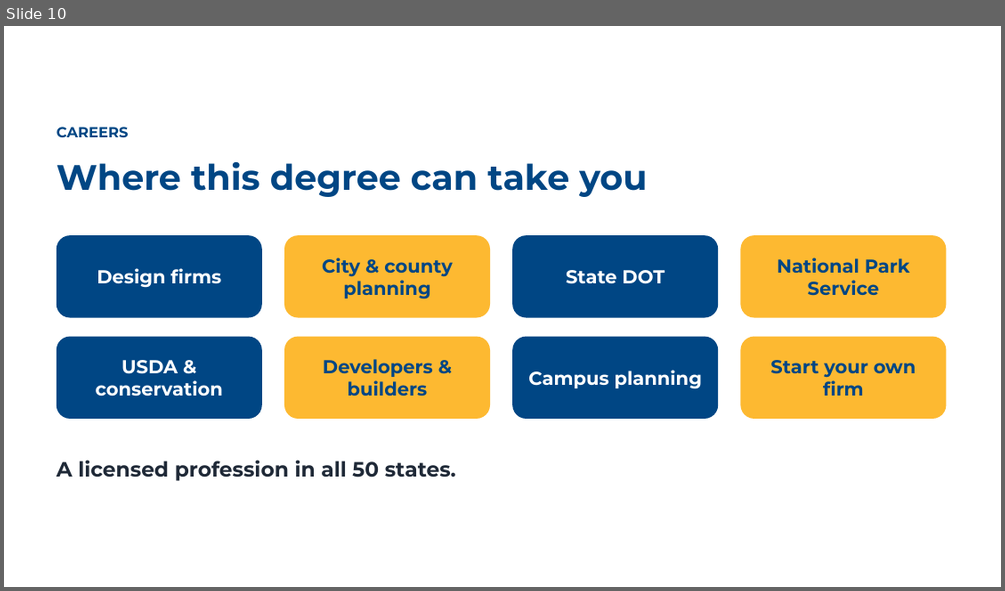
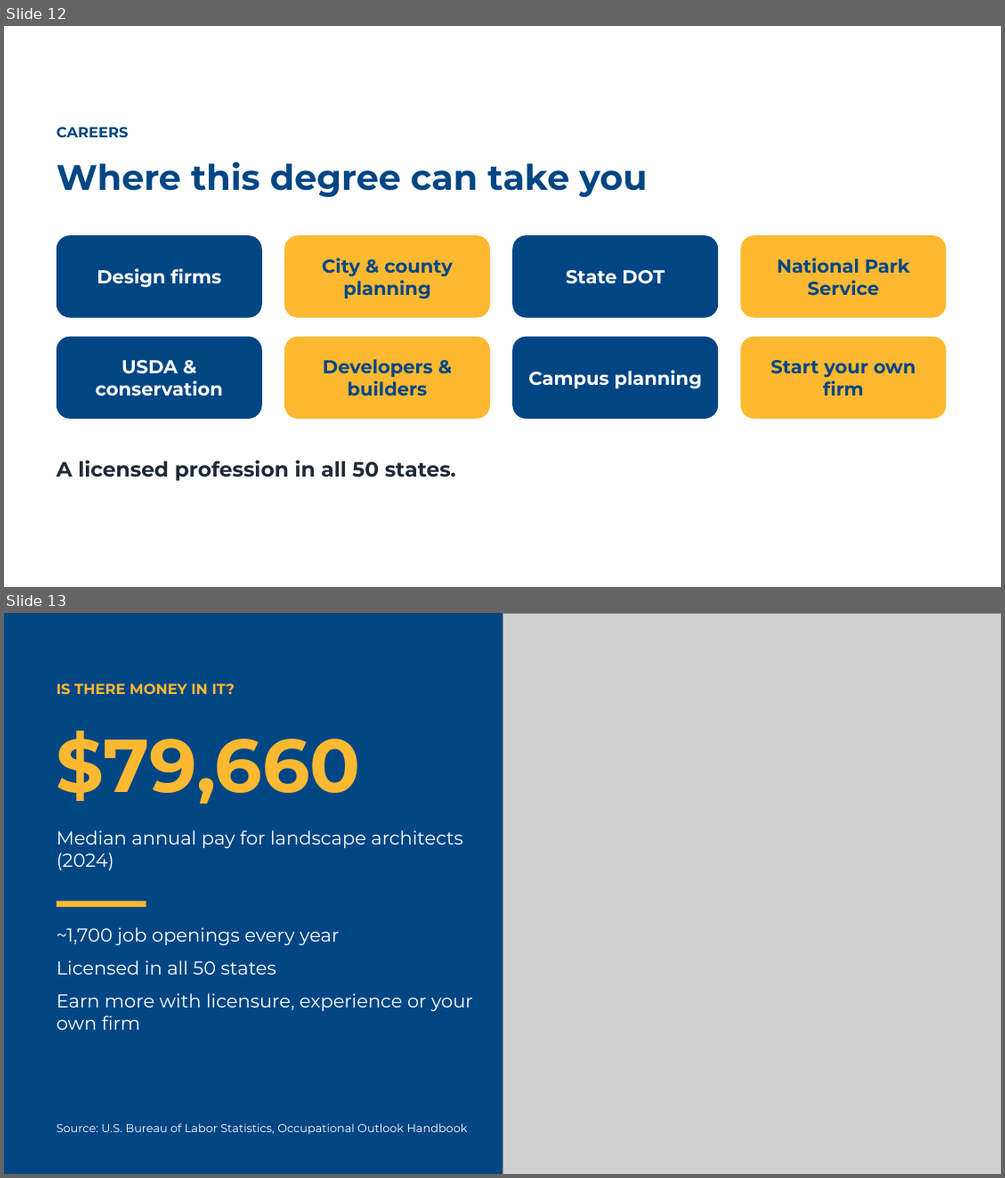
Before and after one commit to ncatlandarch-droid/ncat-landreth-farm-expansion, a slide deck: recruiting/NCAT_Landscape_Architecture_Recruiting.pptx. Shown one above the other, each under a label of ours: slide 10 before the commit, slides 12 and 13 after it. The pictures are 1005x591 and 1005x1178 pixels, drawn with LibreOffice and Linux fonts; fonts in the diff are those of the drawing; grey boxes stand for pictures; background and template pictures are left out. Boxes give left, top, right and bottom in pixels: in the first picture for what was removed or moved away, otherwise in the second. Text is boxed around its words. In the diff, an @@ line names an element or a change of style, - is before the commit and + after.

```diff
--- a/recruiting/NCAT_Landscape_Architecture_Recruiting.pptx
+++ b/recruiting/NCAT_Landscape_Architecture_Recruiting.pptx
@@ slide 13 added at bbox=[4, 613, 1001, 1174], background #FFFFFF @@
@@ rectangle added at bbox=[4, 613, 502, 1174], fill #004684 @@
@@ picture added at bbox=[502, 613, 1001, 1174] @@
@@ text added at bbox=[57, 683, 235, 694], 14 pt, text #FDB931, bold @@
+IS THERE MONEY IN IT?
@@ text added at bbox=[57, 730, 361, 803], 72 pt, text #FDB931, bold @@
+$79,660
@@ text added at bbox=[57, 830, 463, 870], 18 pt, text #FFFFFF @@
+Median annual pay for landscape architects (2024)
@@ rectangle added at bbox=[57, 900, 146, 907], fill #FDB931 @@
@@ text added at bbox=[57, 927, 473, 1030], 18 pt, text #FFFFFF @@
+~1,700 job openings every year
+Licensed in all 50 states
+Earn more with licensure, experience or your own firm
@@ text added at bbox=[57, 1123, 468, 1135], 11 pt, text #FFFFFF @@
+Source: U.S. Bureau of Labor Statistics, Occupational Outlook Handbook
@@ what was slide 10 is now slide 12 @@
```
Also in this commit, not shown: 1 slide changed, 4 other slides added, 1 slide removed.
